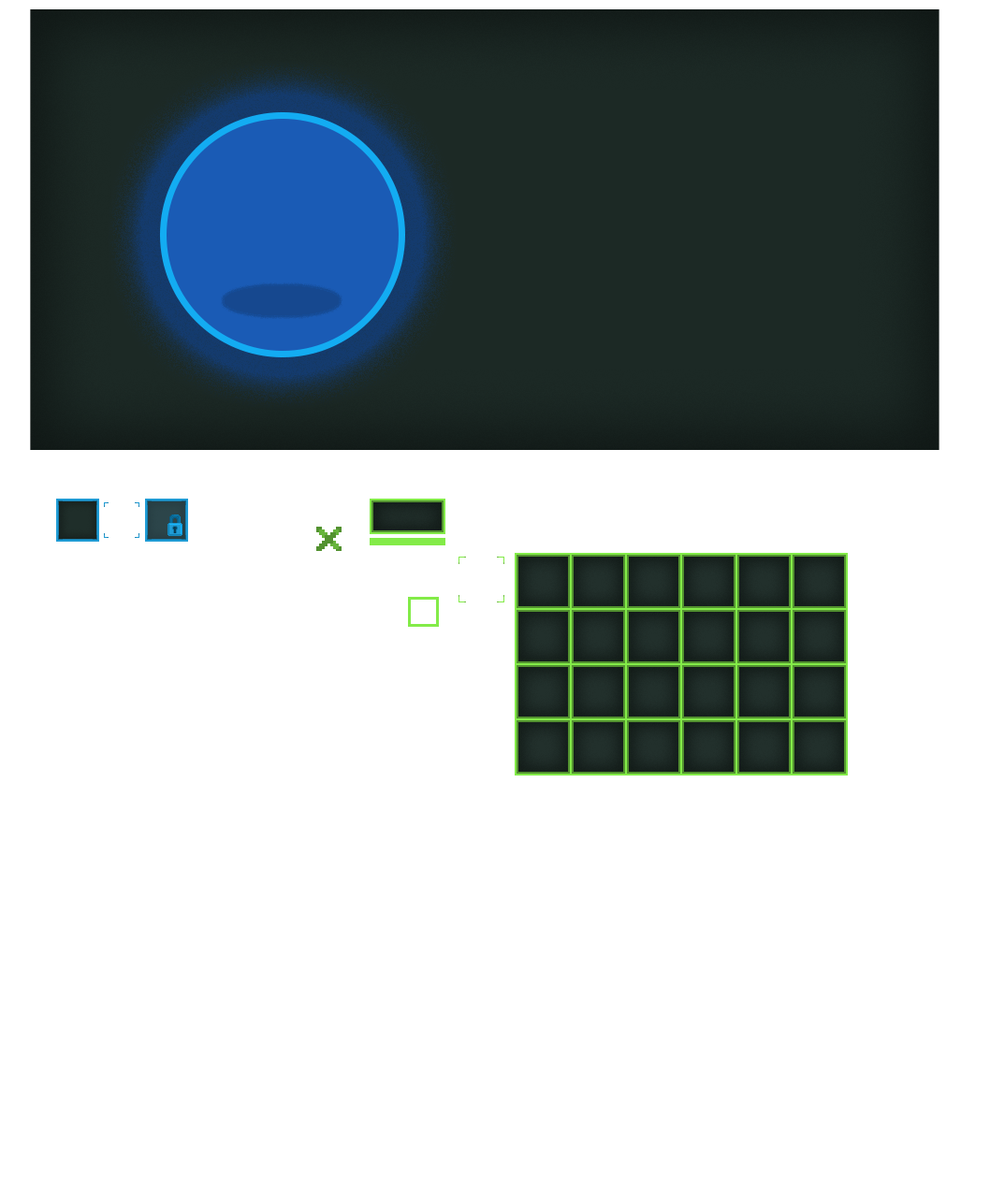
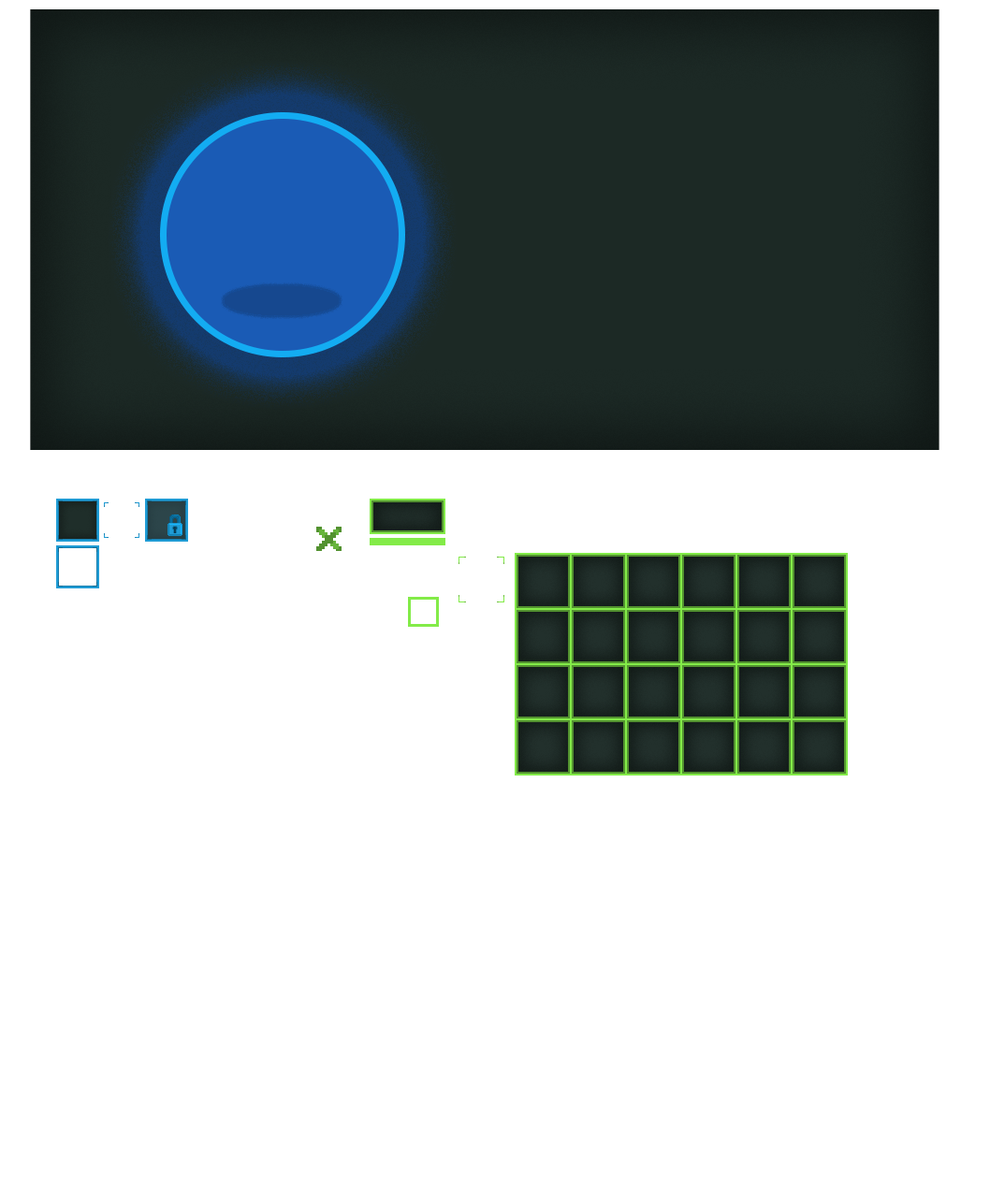
Layer changes from the first w=990, h=1203 image to the second:
added layer "Прямоугольник 29" (2nd of 3, in "Группа 1") in group "Группа 1" over (56, 545, 100, 589)
